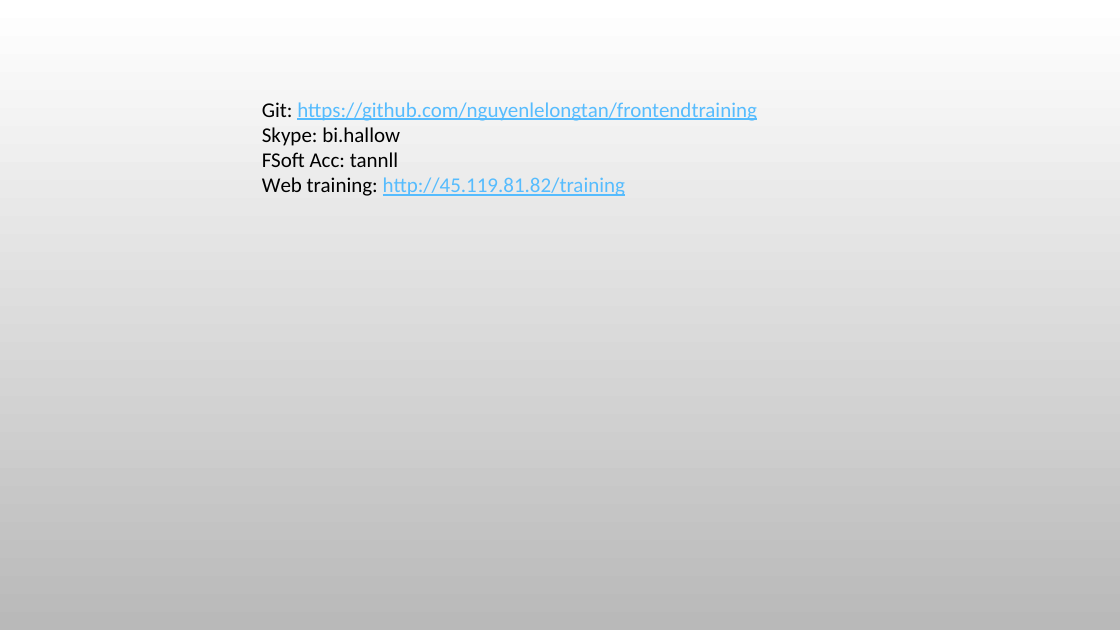
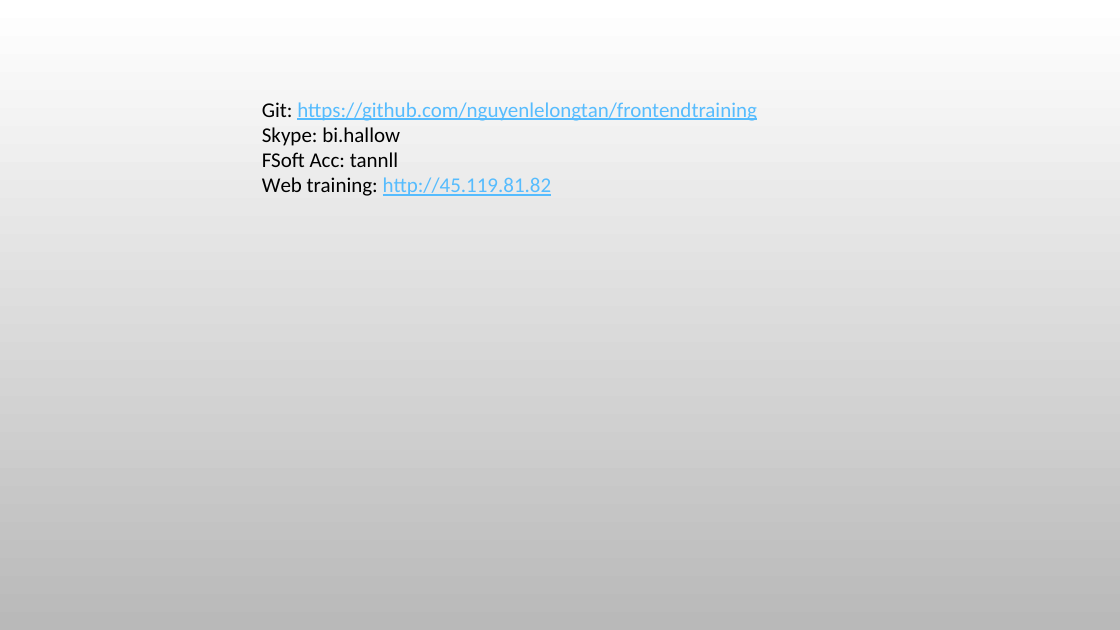
Before and after one commit to nguyenlelongtan/frontendtraining, a slide deck: slide 5 of Slides/1.1.pptx. Drawn at 1120x630 pixels with LibreOffice and Linux fonts; fonts in the diff are those of the drawing; background and template pictures are left out. Boxes give left, top, right and bottom in pixels: in the first picture for what was removed or moved away, otherwise in the second. Text is boxed around its words. In the diff, an @@ line names an element or a change of style, - is before the commit and + after.

Commit message:
init

```diff
--- a/Slides/1.1.pptx
+++ b/Slides/1.1.pptx
@@ text at [262, 177, 551, 196]: text changed @@
-Web training: http://45.119.81.82/training
+Web training: http://45.119.81.82
```
